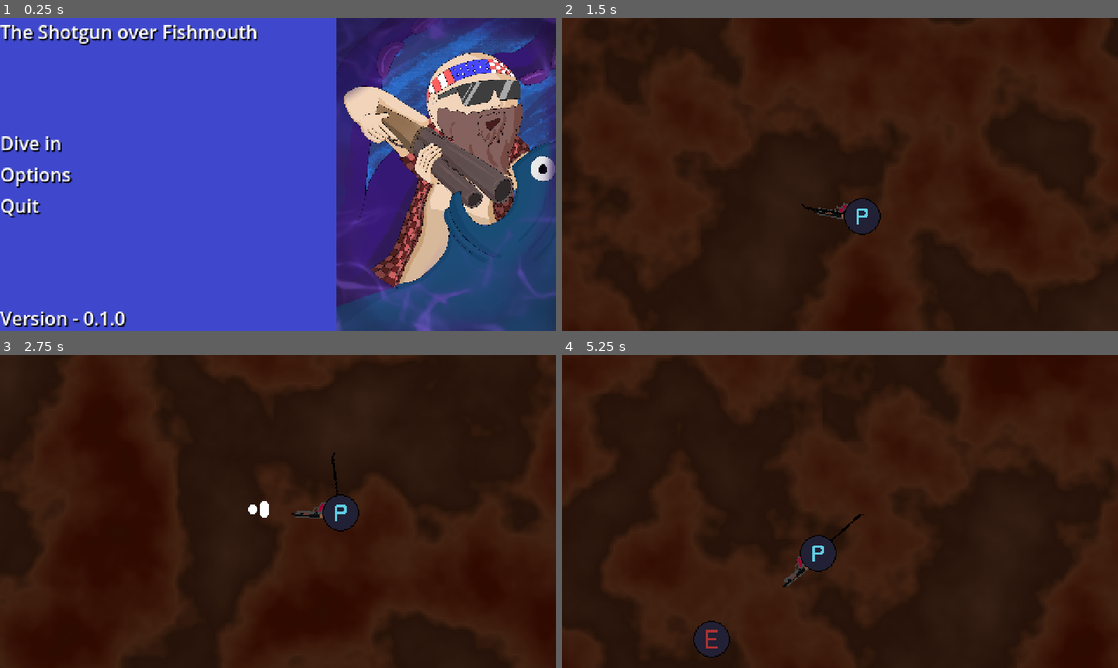
Above: before the commit, frames 1-4 (two rows, left to right).
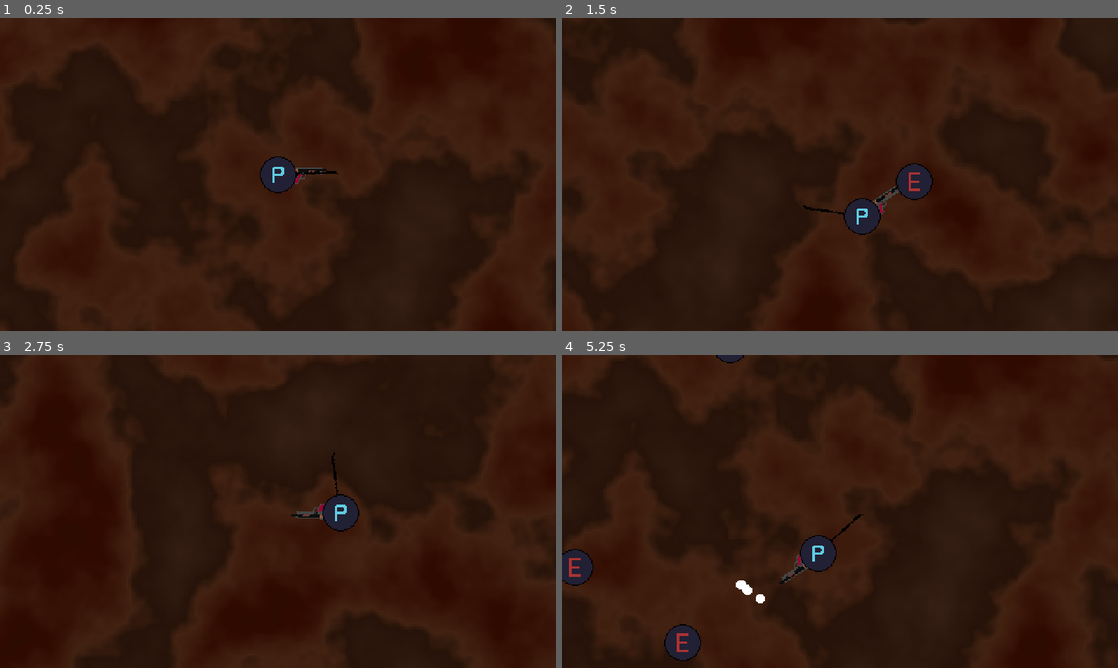
Above: after the commit, the same moments.

Repository: BaldurThor/CGDD
Game: Godot game, scene res://scenes/main.tscn
Two runs of this game, one before a commit and one after it. Both use one fixed random seed, a clock stepped at 60 frames per second and the inputs below.
Inputs (mouse positions are in pixels of both pictures, inside the frame that each line leads up to):
- Up to frame 1 (0.25 s): no input
- Up to frame 2 (1.5 s): tap Enter at 0.5 s; move the mouse to (701, 143) at 0.52 s; hold D (move_right) 0.53-1.28 s; click (701, 143) at 0.67 s; move the mouse to (728, 190) at 1.27 s; hold S (move_down) from 1.28 s (still down)
- Up to frame 3 (2.75 s): move the mouse to (333, 442) at 2.02 s; release S (move_down) at 2.03 s; hold D (move_right) from 2.03 s (still down)
- Up to frame 4 (5.25 s): move the mouse to (812, 574) at 2.77 s; release D (move_right) at 2.78 s; hold W (move_up) 2.78-3.53 s; click (812, 574) at 2.92 s; move the mouse to (1006, 558) at 3.52 s; hold A (move_left) 3.53-5.03 s; move the mouse to (673, 464) at 4.27 s; move the mouse to (867, 511) at 5.02 s; hold S (move_down) from 5.03 s (still down); click (867, 511) at 5.17 s

The runs differ from the first frame. In frame 1, 100% of the frame differs, in the area x 0-100%, y 0-100%; in frame 2, 3.4%; in frame 3, 2.3%; in frame 4, 5.3%.

Commit message:
fix conflicts

Diff:
--- a/scenes/main.tscn
+++ b/scenes/main.tscn
@@ -1,7 +1,23 @@
-[gd_scene load_steps=2 format=3 uid="uid://dnpb8ppgeyr1g"]
+[gd_scene load_steps=5 format=3 uid="uid://dnpb8ppgeyr1g"]
 
-[ext_resource type="PackedScene" uid="uid://bpbhgmy75g0gs" path="res://scenes/menu.tscn" id="1_10fbo"]
+[ext_resource type="PackedScene" uid="uid://4772b5hdnvou" path="res://scenes/player.tscn" id="1_v7f6l"]
+[ext_resource type="PackedScene" uid="uid://xw5n4dxry31f" path="res://scenes/enemy.tscn" id="2_wwxhn"]
+[ext_resource type="Script" path="res://scripts/enemy_type.gd" id="3_uj6jn"]
+[ext_resource type="Script" path="res://scripts/enemies.gd" id="7_xjop3"]
 
 [node name="Main" type="Node2D"]
 
-[node name="Menu" parent="." instance=ExtResource("1_10fbo")]
+[node name="Player" parent="." instance=ExtResource("1_v7f6l")]
+unique_name_in_owner = true
+
+[node name="EnemyTimer" type="Timer" parent="."]
+wait_time = 0.5
+autostart = true
+script = ExtResource("7_xjop3")
+
+[node name="Enemies" type="Node" parent="."]
+script = ExtResource("7_xjop3")
+enemy_scene = ExtResource("2_wwxhn")
+enemy_type = ExtResource("3_uj6jn")
+
+[connection signal="timeout" from="EnemyTimer" to="Enemies" method="_on_enemy_timer_timeout"]
--- a/scripts/enemies.gd
+++ b/scripts/enemies.gd
@@ -1,5 +1,7 @@
 extends Node
 class_name Enemies
+
+@onready var player: Player = %Player
 
 @export var enemy_scene: PackedScene
 
@@ -14,7 +16,7 @@
 
 	# Choose a random location on the SpawnPath.
 	# We store the reference to the SpawnLocation node.
-	var enemy_spawn_location = get_node("/root/Main/Run/Player/SpawnPath/SpawnLocation")
+	var enemy_spawn_location = player.get_spawn_area()
 
 	# And give it a random offset.
 	enemy_spawn_location.progress_ratio = randf()
--- a/scripts/gun_rotation.gd
+++ b/scripts/gun_rotation.gd
@@ -1,7 +1,7 @@
 class_name GunSwivel extends Node2D
 
 func find_closest_enemy():
-	var enemies = get_node("/root/Main/Run/Enemies").get_children()
+	var enemies = get_node("/root/Main/Enemies").get_children()
 	var closest = null
 	var player = GameManager.get_player()
 	for enemy in enemies:
--- a/scripts/player.gd
+++ b/scripts/player.gd
@@ -20,6 +20,9 @@
 	# Called in _init() instead of _ready() to make sure it's
 	# properly assigned for other scripts to access.
 	GameManager.assign_player(self)
+
+func get_spawn_area() -> PathFollow2D:
+	return $SpawnPath/SpawnLocation
 
 func _input(event: InputEvent) -> void:
 	# DEBUG: Allows you to press escape to quickly close the game
